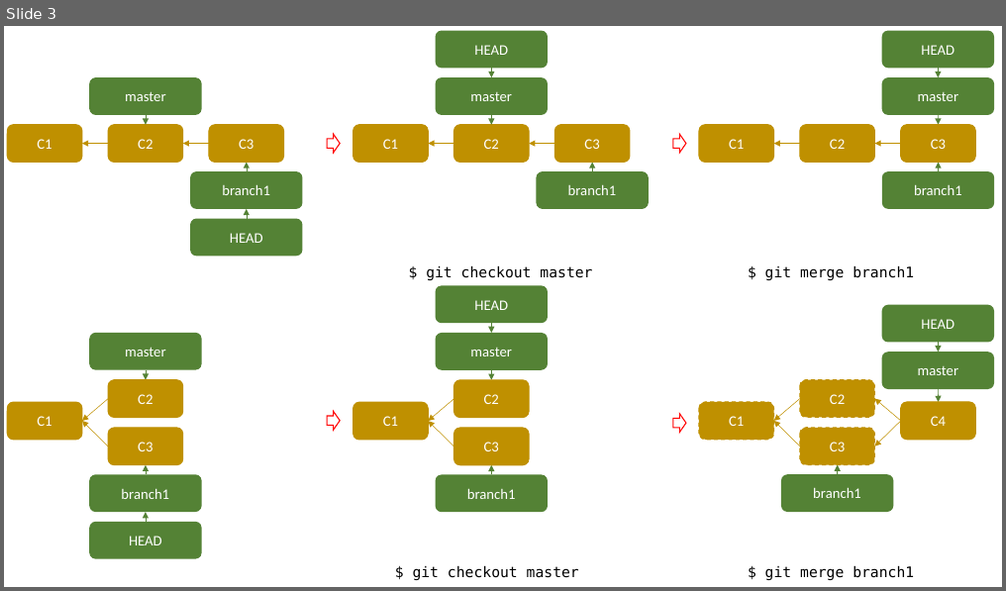
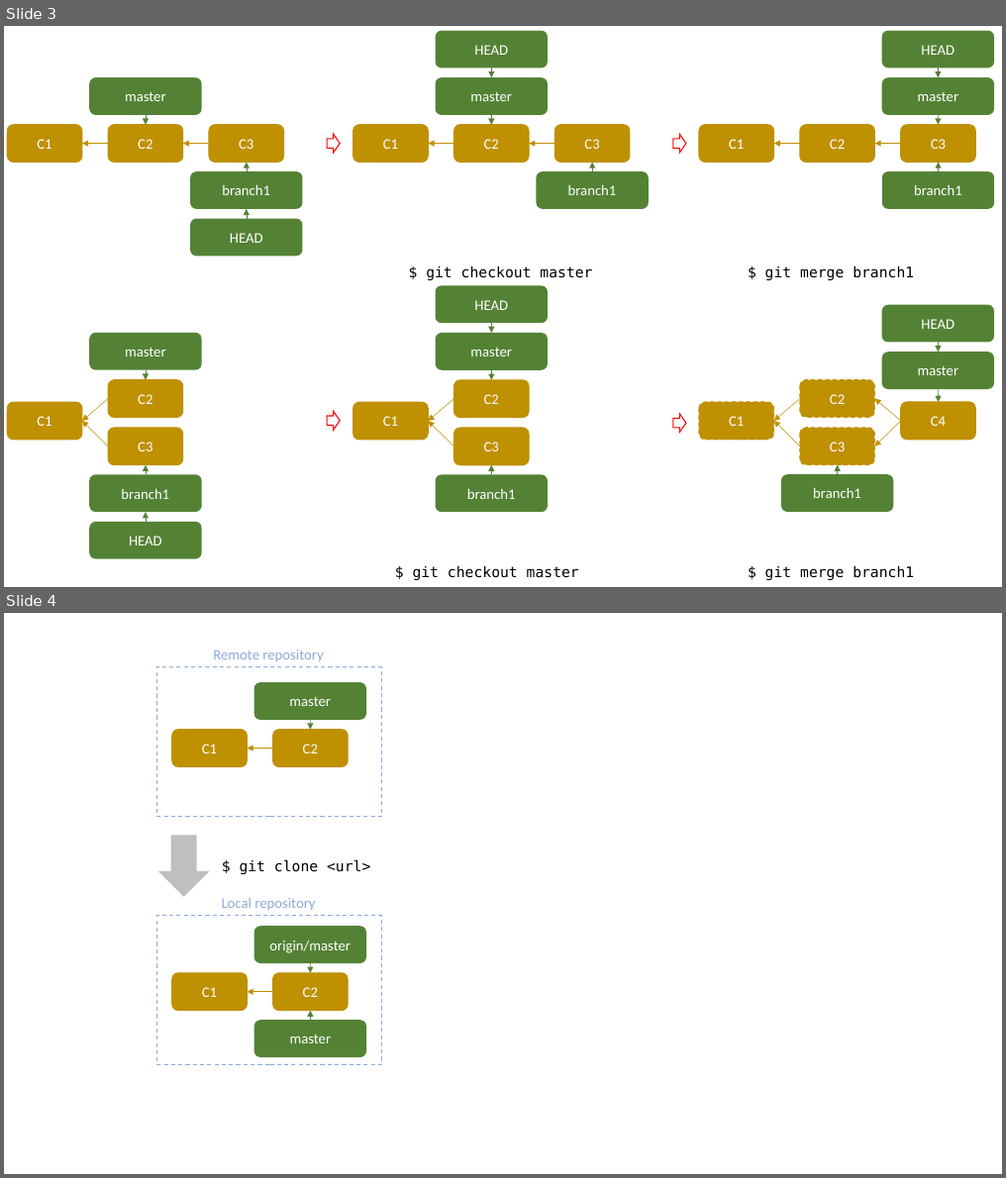
Before and after one commit to K1-ZR/practice-git, a slide deck: images/images.pptx. Shown one above the other, each under a label of ours: slide 3 before the commit, slides 3 and 4 after it. The pictures are 1006x591 and 1006x1178 pixels, drawn with LibreOffice and Linux fonts; fonts in the diff are those of the drawing. Boxes give left, top, right and bottom in pixels: in the first picture for what was removed or moved away, otherwise in the second. Text is boxed around its words. In the diff, an @@ line names an element or a change of style, - is before the commit and + after.

```diff
--- a/images/images.pptx
+++ b/images/images.pptx
@@ slide 4 added at box(4, 613, 1002, 1174), background #FFFFFF @@
@@ rectangle added at box(156, 666, 381, 817), outline #8FAADC 1 pt dashed @@
@@ text added at box(213, 650, 323, 662), 14 pt, text #8FAADC @@
+Remote repository
@@ group added at box(172, 682, 366, 767): 3 rounded rectangles, 2 arrows @@
+master
+C1
+C2
@@ right arrow added at box(158, 836, 209, 897), fill #BFBFBF @@
@@ text added at box(240, 860, 370, 874), 14 pt, text #000000 @@
+$ git clone <url>
@@ text added at box(222, 898, 315, 910), 14 pt, text #8FAADC @@
+Local repository
@@ rectangle added at box(156, 916, 381, 1065), outline #8FAADC 1 pt dashed @@
@@ group added at box(172, 926, 366, 1058): 4 rounded rectangles, 3 arrows @@
+origin/master
+C1
+master
+C2
```
Also in this commit, not shown: 1 other slide added, 4 other files.
